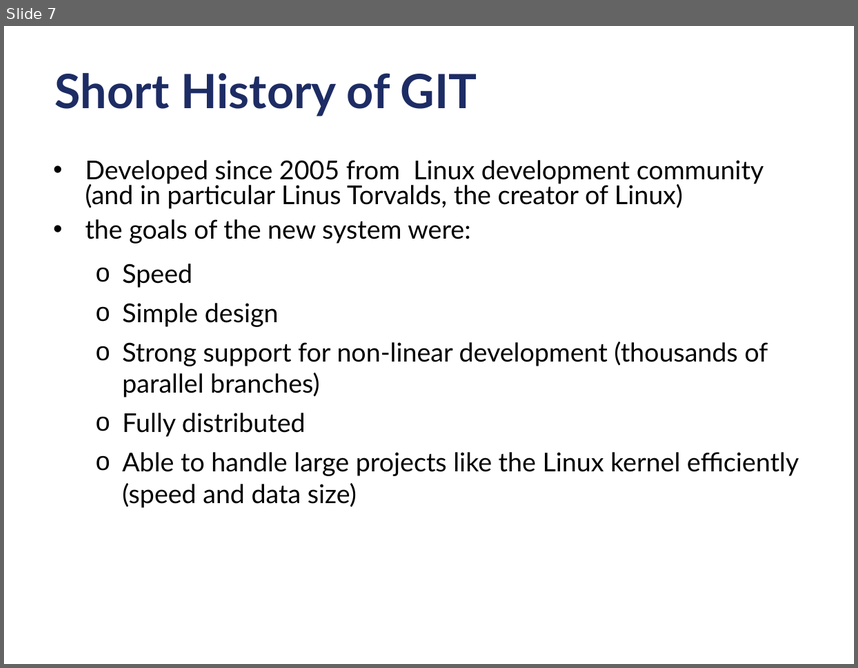
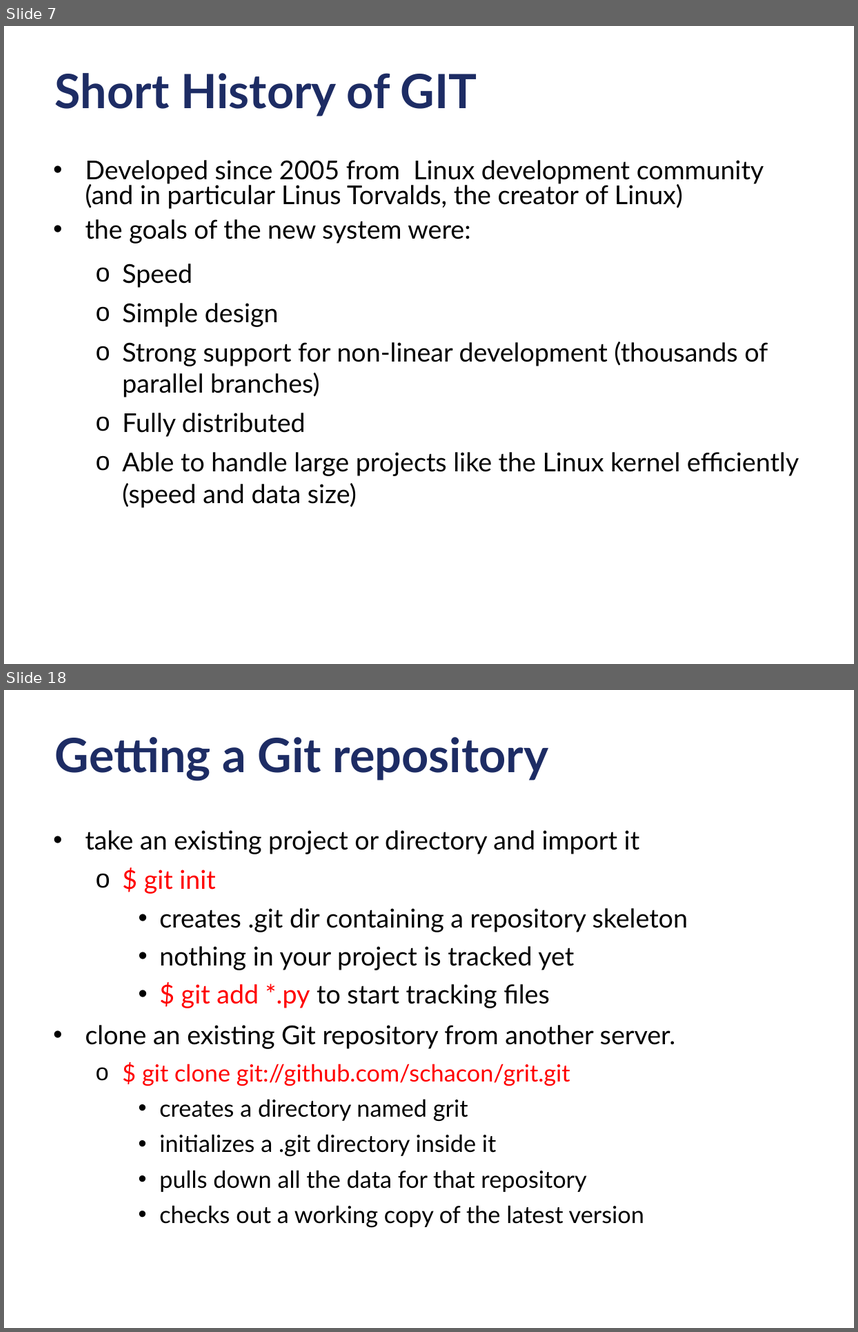
Before and after one commit to criluc/mini-git-tutorial, a slide deck: miniGitTutorial-12-2012.odp. Shown one above the other, each under a label of ours: slide 7 before the commit, slides 7 and 18 after it; the slides between them are not shown. The pictures are 858x668 and 858x1332 pixels, drawn with LibreOffice and Linux fonts; fonts in the diff are those of the drawing; background and template pictures are left out. Boxes give left, top, right and bottom in pixels: in the first picture for what was removed or moved away, otherwise in the second. Text is boxed around its words. In the diff, an @@ line names an element or a change of style, - is before the commit and + after.

```diff
--- a/miniGitTutorial-12-2012.odp
+++ b/miniGitTutorial-12-2012.odp
@@ slide 18 added at bbox=[4, 690, 854, 1328], background #FFFFFF @@
@@ title added at bbox=[55, 737, 549, 781], 40 pt, text #1D2C64, bold @@
+Getting a Git repository
@@ text added at bbox=[85, 830, 688, 1228], 22 pt, text #000000 @@
+• take an existing project or directory and import it
+  o $ git init
+    • creates .git dir containing a repository skeleton
+    • nothing in your project is tracked yet
+    • $ git add *.py to start tracking files
+• clone an existing Git repository from another server.
+  o $ git clone git://github.com/schacon/grit.git
+    • creates a directory named grit
+    • initializes a .git directory inside it
+    • pulls down all the data for that repository
+    • checks out a working copy of the latest version
```
Also in this commit, not shown: 5 slides changed, 19 other slides added.
